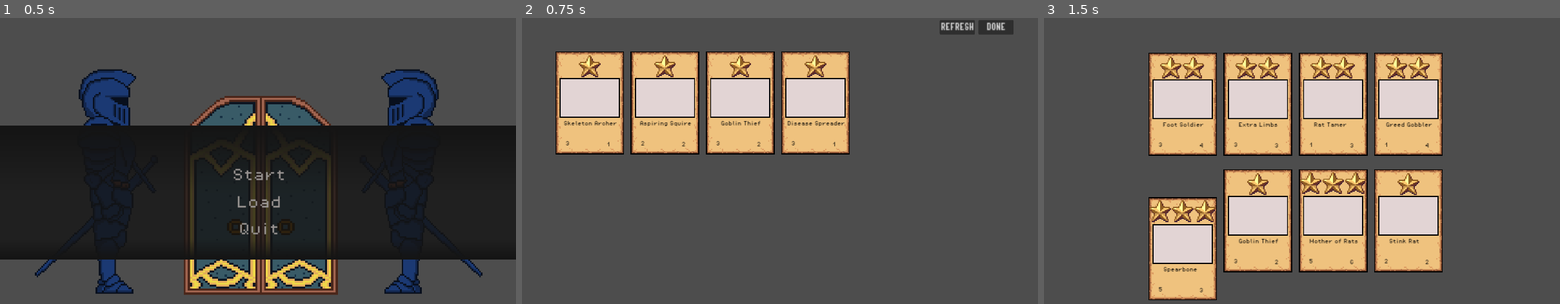
Above: before the commit, frames 1-3 (left to right).
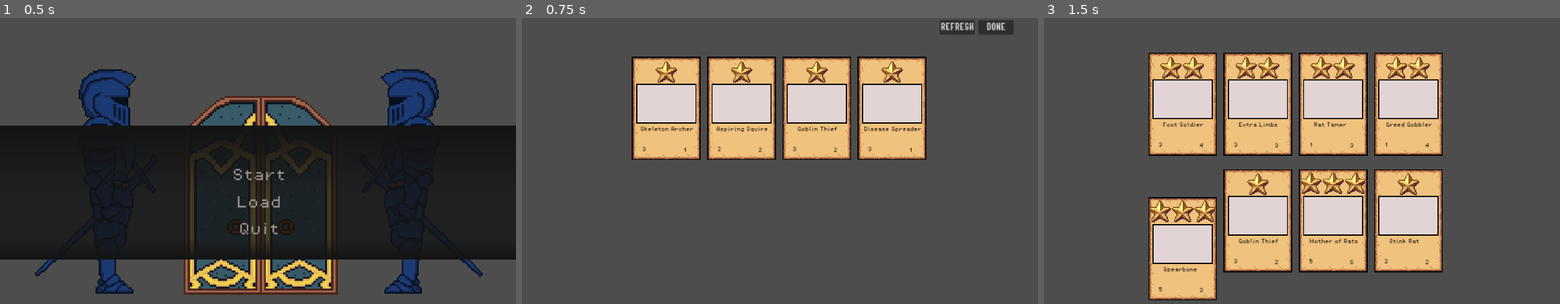
Above: after the commit, the same moments.

Repository: wenyng0526-boop/whateverproject
Game: Godot game, scene res://Scenes/main_menu.tscn
Same seed, same stepped clock (60 frames per second), same inputs: the game is played once before the commit and once after it. The engine's default icon, where the game draws it, is replaced by a stand-in: a white triangle on a blue panel in a dark square.
Inputs (mouse positions are in pixels of both pictures, inside the frame that each line leads up to):
- Up to frame 1 (0.5 s): no input
- Up to frame 2 (0.75 s): click (780, 201) at 0.5 s
- Up to frame 3 (1.5 s): click "DONE" at 1.25 s

Frame 1 is identical in both runs. In frame 2, 17% of the frame differs, in the area x 6-79%, y 11-50%; in frame 3, nothing differs.

Commit message:
shop scene and add sell
Put the selling card more center and player deck lower, add sell with left click player own card. (cant sell when only one card left)

Diff:
--- a/Scenes/shop_scene.tscn
+++ b/Scenes/shop_scene.tscn
@@ -13,10 +13,10 @@
 player_container = NodePath("PlayerCenter/Player Card Container")
 
 [node name="PlayerCenter" type="CenterContainer" parent="."]
-offset_left = 392.0
-offset_top = 638.0
-offset_right = 1544.0
-offset_bottom = 938.0
+offset_left = 394.0
+offset_top = 767.0
+offset_right = 1546.0
+offset_bottom = 1067.0
 
 [node name="Player Card Container" type="HBoxContainer" parent="PlayerCenter"]
 layout_mode = 2
@@ -43,10 +43,10 @@
 "
 
 [node name="ShopCenter" type="CenterContainer" parent="."]
-offset_left = 162.0
-offset_top = 191.0
-offset_right = 1032.0
-offset_bottom = 441.0
+offset_left = 154.0
+offset_top = 212.0
+offset_right = 1760.0
+offset_bottom = 462.0
 
 [node name="Card Container" type="HBoxContainer" parent="ShopCenter"]
 layout_mode = 2
--- a/Scipts/card.gd
+++ b/Scipts/card.gd
@@ -1,6 +1,7 @@
 class_name CardUI
 extends Control
 signal clicked(card: CardUI)
+signal right_clicked(card: CardUI)
 signal attack_hit
 
 @export var card_data: Resource
@@ -66,8 +67,11 @@
 	queue_free()
 
 func _gui_input(event: InputEvent) -> void:
-	if event is InputEventMouseButton and event.pressed and event.button_index == MOUSE_BUTTON_LEFT:
-		clicked.emit(self)
+	if event is InputEventMouseButton and event.pressed:
+		if event.button_index == MOUSE_BUTTON_LEFT:
+			clicked.emit(self)
+		elif event.button_index == MOUSE_BUTTON_RIGHT:
+			right_clicked.emit(self)
 
 func _on_mouse_entered() -> void:
 	var timer = get_tree().create_timer(1.0)
--- a/Scipts/shop_manager.gd
+++ b/Scipts/shop_manager.gd
@@ -7,9 +7,11 @@
 
 var shop_size: int = 4
 var refresh_cost = 1
+var sell_value: int = 1
 
 func _ready() -> void:
 	refresh_shop()
+	spawn_player_cards()
 
 func refresh_shop():
 	for child in card_container.get_children():
@@ -22,10 +24,6 @@
 		card_instance.clicked.connect(_on_card_clicked)
 
 func spawn_player_cards() -> void:
-	# If nothing was bought, keep the hand-placed test cards in the scene
-	if GameState.owned_cards.is_empty():
-		return
-
 	for child in player_container.get_children():
 		player_container.remove_child(child)
 		child.queue_free()
@@ -34,11 +32,14 @@
 		var card_instance: CardUI = card_ui.instantiate()
 		player_container.add_child(card_instance)
 		card_instance.set_card_data(data)
+		card_instance.right_clicked.connect(_on_owned_card_clicked)
+
 
 func _on_refresh_button_pressed() -> void:
 	if GameState.currency >= refresh_cost:
 		GameState.currency -= refresh_cost
 		refresh_shop()
+
 	else:
 		print("YOU'RE BROKE")
 
@@ -48,6 +49,7 @@
 	if GameState.currency < cost:
 		print("YOU'RE BROKE")
 		return
+
 	if size == GameState.MAX_CARDS:
 		print("YOUR BOARD IS FULL")
 		return
@@ -57,5 +59,19 @@
 	card.queue_free()
 	print("Bought ", card.card_data.name, " | coins left: ", GameState.currency)
 
+#done button
 func _on_done_button_pressed() -> void:
 	get_tree().change_scene_to_file("res://Scenes/combat_scene.tscn")
+
+#sell shet
+func _on_owned_card_clicked(card: CardUI) -> void:
+	var index: int = card.get_index()
+
+	if GameState.owned_cards.size() <= 1:
+		print("YOU NEED AT LEAST ONE CARD")
+		return
+
+	print("Sold ", card.card_data.name, " | coins left: ", GameState.currency + sell_value)
+	GameState.owned_cards.remove_at(index)
+	GameState.currency += sell_value
+	spawn_player_cards()
